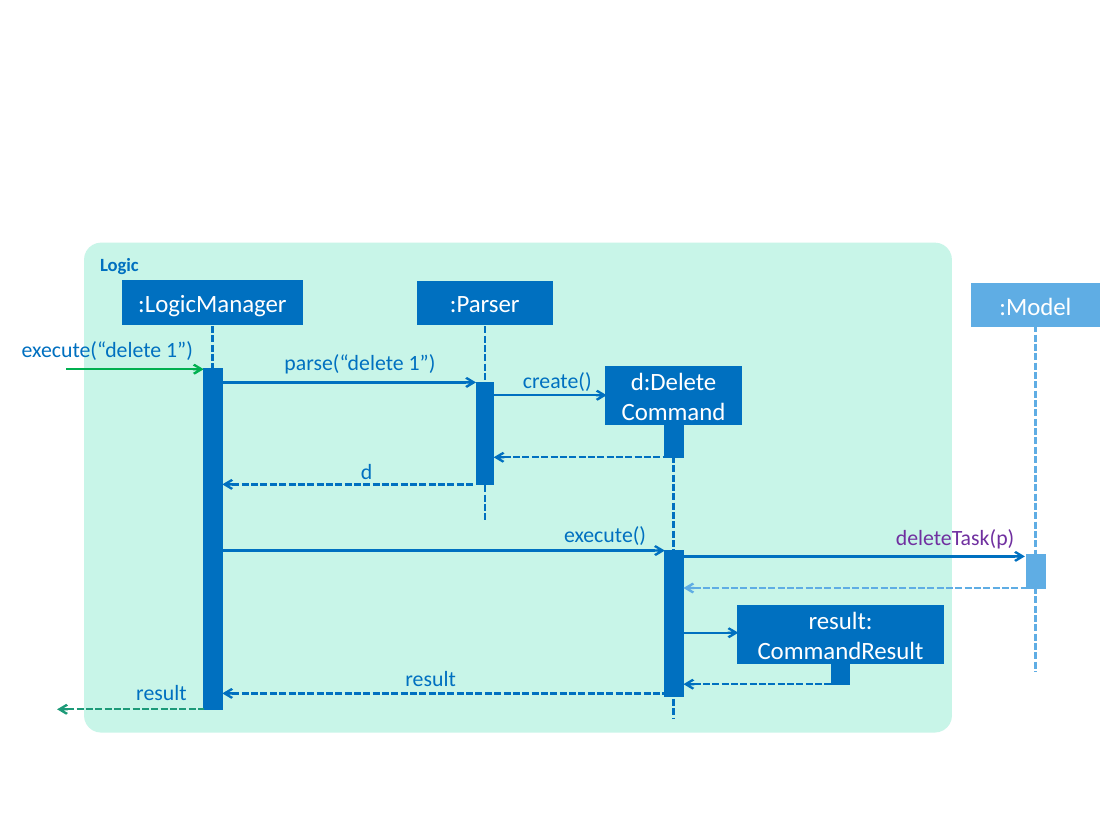
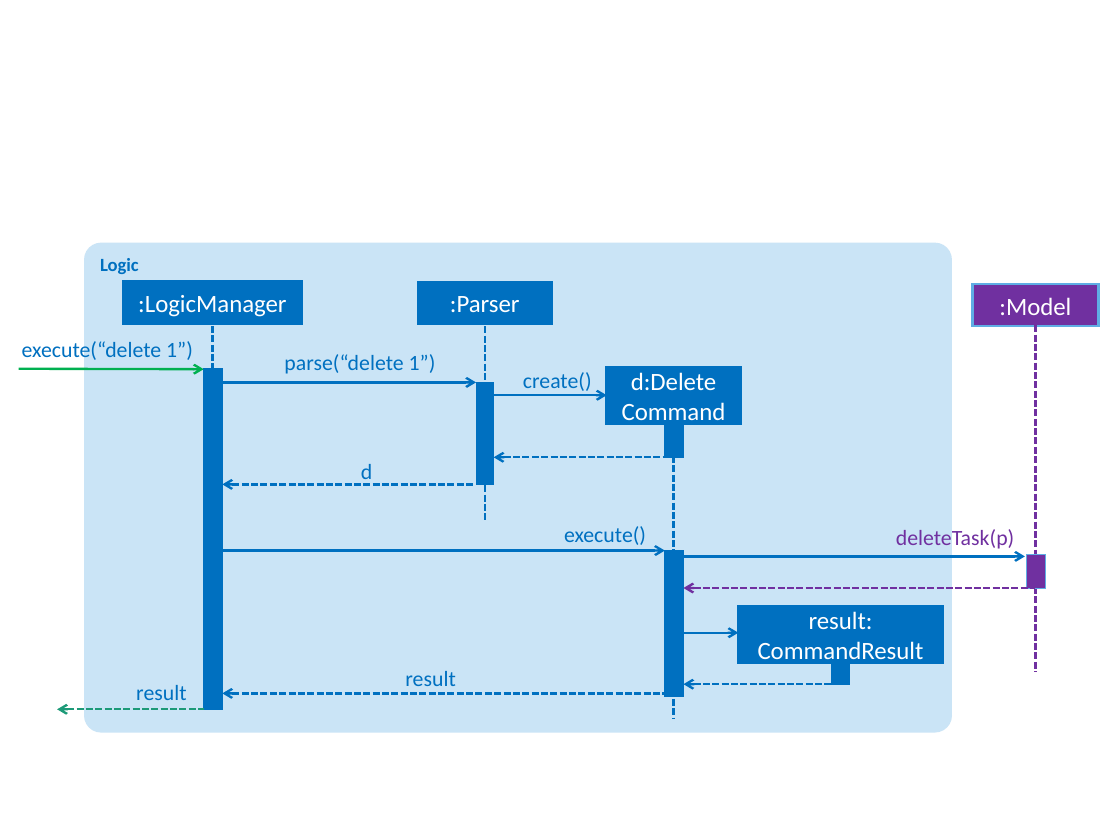
Before and after one commit to nus-cs2103-AY1617S1/addressbook-level4, a slide deck: slide 7 of docs/diagrams/Diagrams.pptx. Drawn at 1120x840 pixels with LibreOffice and Linux fonts; fonts in the diff are those of the drawing. Boxes give left, top, right and bottom in pixels: in the first picture for what was removed or moved away, otherwise in the second. Text is boxed around its words. In the diff, an @@ line names an element or a change of style, - is before the commit and + after.

```diff
--- a/docs/diagrams/Diagrams.pptx
+++ b/docs/diagrams/Diagrams.pptx
@@ rounded rectangle "Logic" at (x1=84, y1=243, x2=952, y2=732): fill #C8F5E8 to #CAE4F6 @@
@@ rectangle ":Model" at (x1=972, y1=283, x2=1099, y2=326): fill #5FADE4 to #7030A0 @@
@@ line (1036, 325) - (1036, 672): stroke #5FADE4 1.5 pt dashed to #7030A0 1.5 pt dashed @@
@@ arrow moved from (66, 370) - (204, 370) to (19, 368) - (204, 370) @@
@@ rectangle at (x1=1027, y1=554, x2=1046, y2=588): fill #5FADE4 to #7030A0 @@
@@ arrow (683, 588) - (1036, 588): stroke #5FADE4 1.5 pt dashed to #7030A0 1.5 pt dashed @@
```
Also in this commit, not shown: 2 other slides changed, 3 other files.
